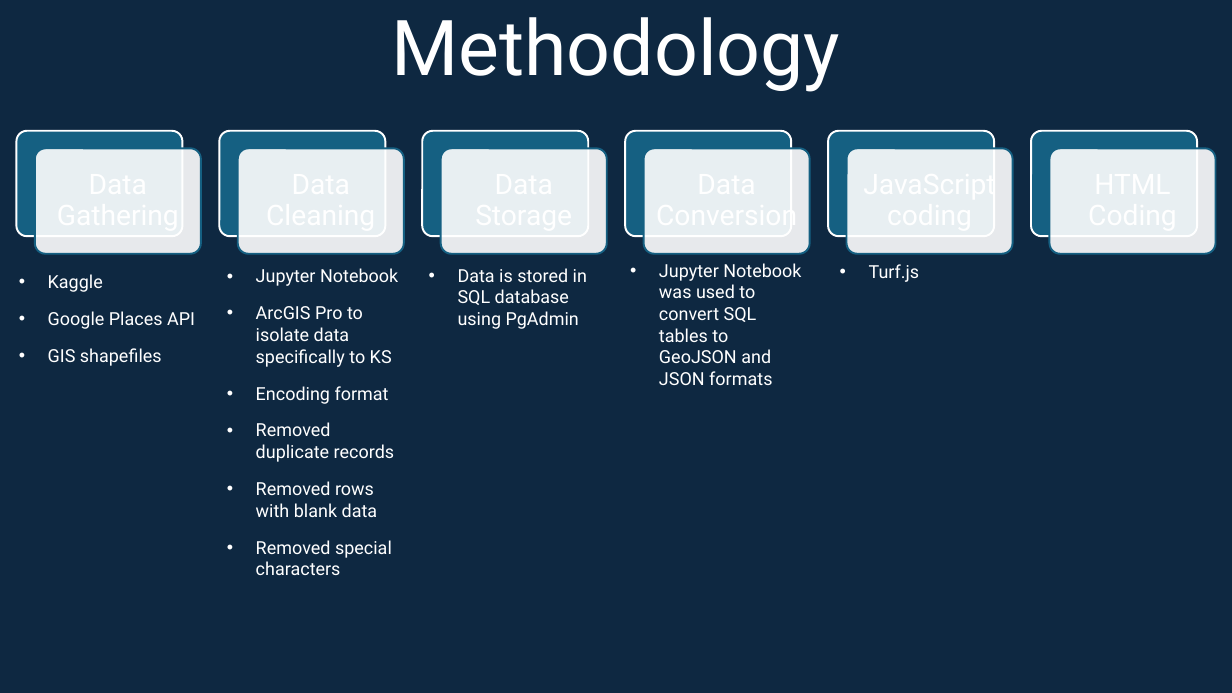
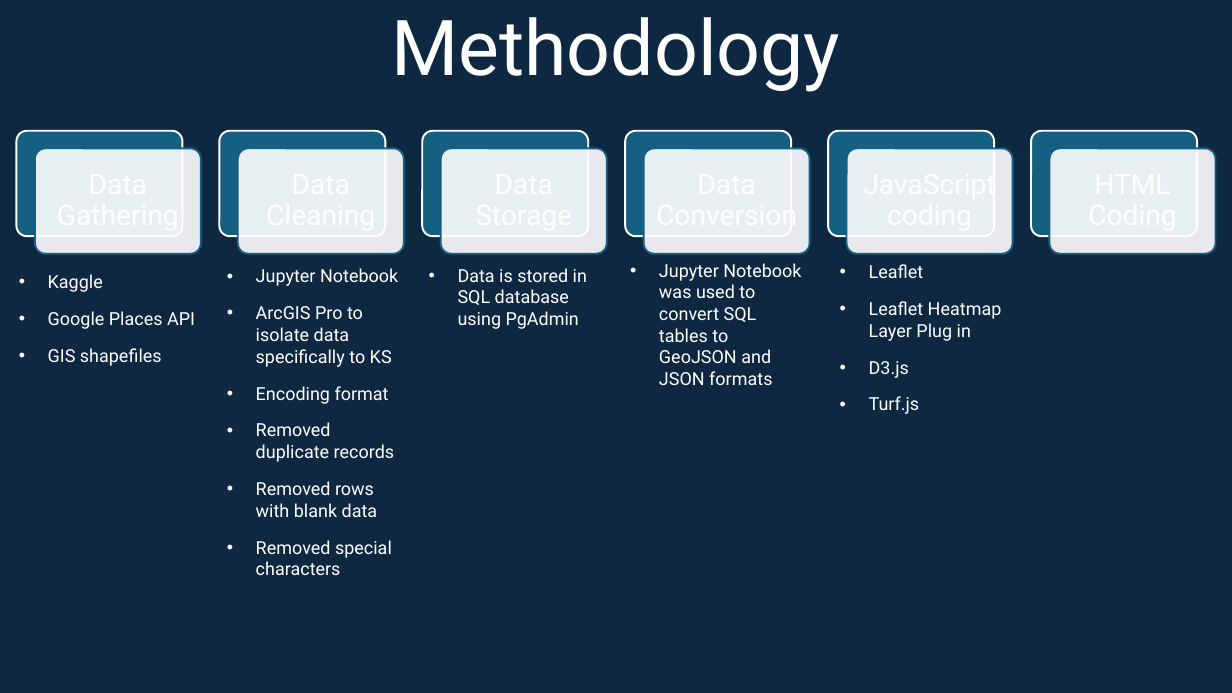
Before and after one commit to Cenbull70/Group_Project_3, a slide deck: slide 8 of Project3_Presentation.pptx. Drawn at 1232x693 pixels with LibreOffice and Linux fonts; fonts in the diff are those of the drawing; background and template pictures are left out. Boxes give left, top, right and bottom in pixels: in the first picture for what was removed or moved away, otherwise in the second. Text is boxed around its words. In the diff, an @@ line names an element or a change of style, - is before the commit and + after.

Commit message:
presentation

```diff
--- a/Project3_Presentation.pptx
+++ b/Project3_Presentation.pptx
@@ text removed at [869, 264, 920, 282] @@
-• Turf.js
@@ text added at [869, 264, 1002, 414], 14 pt, text #FFFFFF @@
+• Leaflet
+• Leaflet Heatmap Layer Plug in
+• D3.js
+• Turf.js
```
Also in this commit, not shown: 1 other slide changed.
